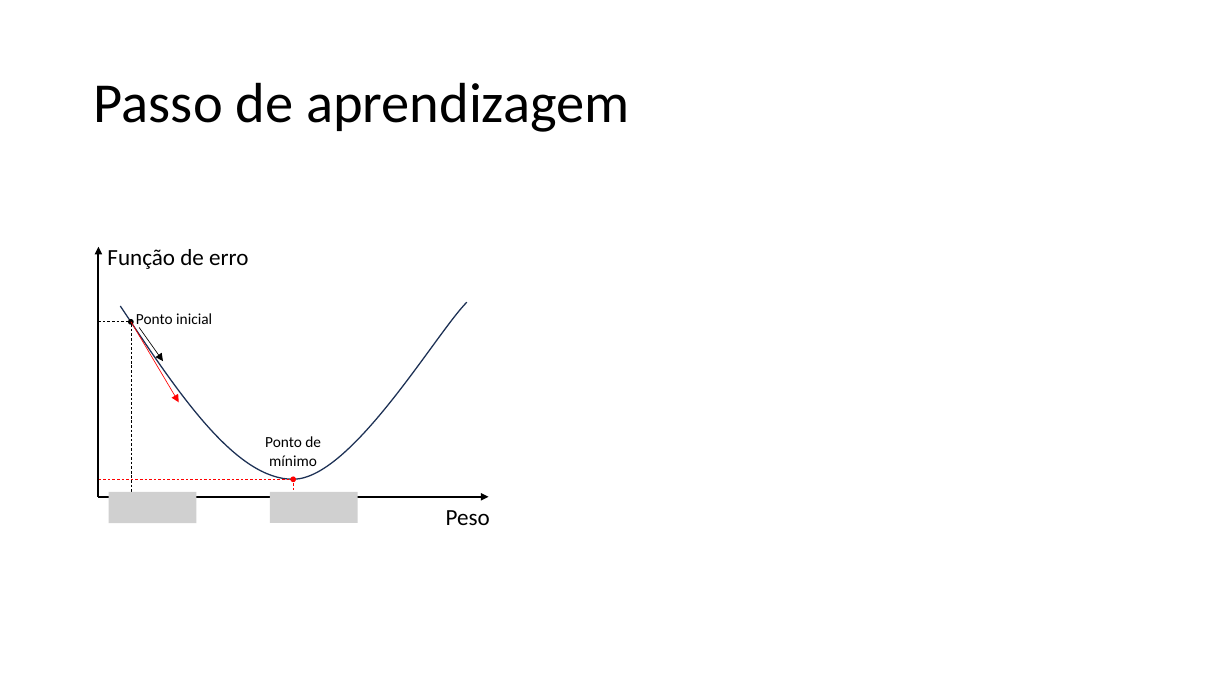
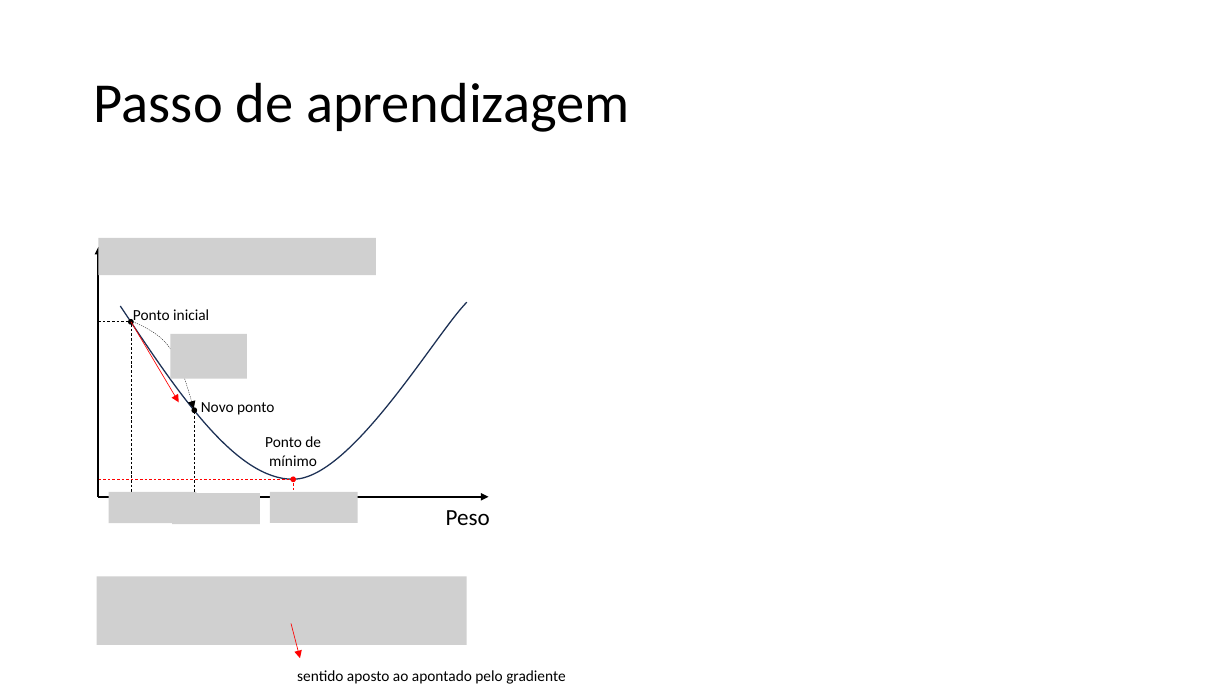
Before and after one commit to zz4fap/tp557-iot-ml, a slide deck: slide 10 of slides/TP557_6_Minimizando_o_erro.pptx (slide 9 before the commit). Drawn at 1232x693 pixels with LibreOffice and Linux fonts; fonts in the diff are those of the drawing; grey boxes stand for pictures. Boxes give left, top, right and bottom in pixels: in the first picture for what was removed or moved away, otherwise in the second. Text is boxed around its words. In the diff, an @@ line names an element or a change of style, - is before the commit and + after.

```diff
--- a/slides/TP557_6_Minimizando_o_erro.pptx
+++ b/slides/TP557_6_Minimizando_o_erro.pptx
@@ text removed at bbox=[107, 249, 248, 269] @@
-Função de erro
@@ text "Ponto inicial": place and size @@
-text "Ponto inicial" at bbox=[136, 313, 212, 329]
+text "Ponto inicial" at bbox=[133, 309, 209, 325]
@@ arrow removed from (140, 327) to (163, 361) @@
@@ group added at bbox=[99, 238, 376, 525]: 3 pictures, 1 ellipse, 1 freeform shape, 1 text, 1 line @@
+Novo ponto
@@ picture added at bbox=[96, 577, 467, 645] @@
@@ arrow added from (291, 624) to (300, 658), #FF0000 0.5 pt @@
@@ text added at bbox=[297, 670, 565, 684], 12 pt, text #000000 @@
+sentido aposto ao apontado pelo gradiente
```
Also in this commit, not shown: 7 other slides changed, 1 slide added.
